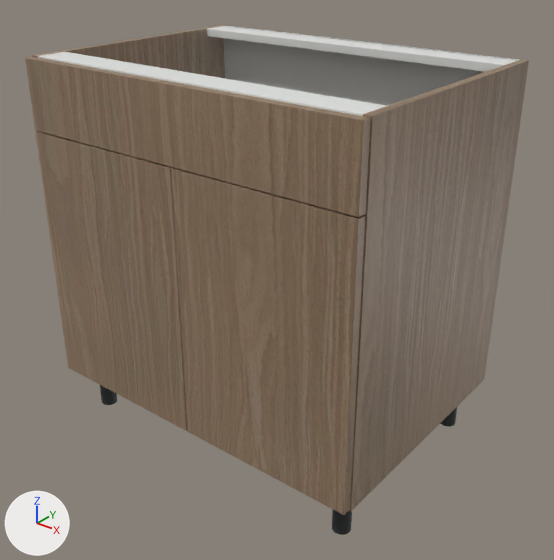
The glTF model storefront/public/cabinet-inventory/models/oppein-pb-mnw-sb33.glb, before and after one commit.
Before and after are seen from a 50 mm camera at (1.434, -1.559, 1.154) aimed at (0.442, -0.318, 0.385). Every picture has the same lights, and +X, +Y and +Z are marked at lower left. The older version comes first. Where no turn or scale is listed for an object, it has been applied to the vertices.

The first picture shows 'Cabinet back', 'Cabinet side', 'Cabinet side.001', 'Door', 'Door.001', 'False drawer front', 'Top support rail', 'Top support rail.001' and 3 more.
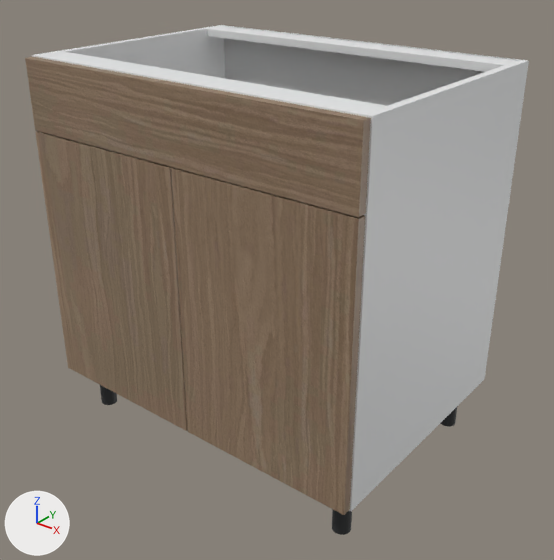
Edits to the scene script, one JSON object a line:
```json
{"op": "add", "block": "mat_white_cabinet_carcass", "code": ["mat_white_cabinet_carcass = principled_material('White cabinet carcass')", "mat_white_cabinet_carcass.base_color = (0.82, 0.83, 0.835)  # white #eaebec", "mat_white_cabinet_carcass.roughness = 0.48"]}
{"block": "me_cube", "where": "me_cube.from_pydata(...)  # 56 vertices, 108 faces; spans x -0.009..0.009, y -0.293..0.293, z -0.381..0.381"}
{"op": "remove", "block": "me_cube", "code": "me_cube.materials.append(mat_supplier_finish___natural_wood)  # picture img_oak"}
{"op": "add", "block": "me_cube", "code": "me_cube.materials.append(mat_white_cabinet_carcass)  # white #eaebec"}
{"block": "me_cube_001", "where": "me_cube_001.from_pydata(...)  # 56 vertices, 108 faces; spans x -0.009..0.009, y -0.293..0.293, z -0.381..0.381"}
{"op": "remove", "block": "me_cube_001", "code": "me_cube_001.materials.append(mat_supplier_finish___natural_wood)  # picture img_oak"}
{"op": "add", "block": "me_cube_001", "code": "me_cube_001.materials.append(mat_white_cabinet_carcass)  # white #eaebec"}
```

What differs and where, as boxes (x1, y1, x2, y2) in the pictures (554 x 560 px):
```json
{"object": "Cabinet side.001", "change": "recoloured", "before": [349, 60, 529, 511], "after": [349, 60, 529, 511], "on screen": "brown to white"}
{"object": "Cabinet side", "change": "recoloured", "before": [32, 25, 226, 78], "after": [32, 25, 226, 78], "on screen": "brown to white"}
```
